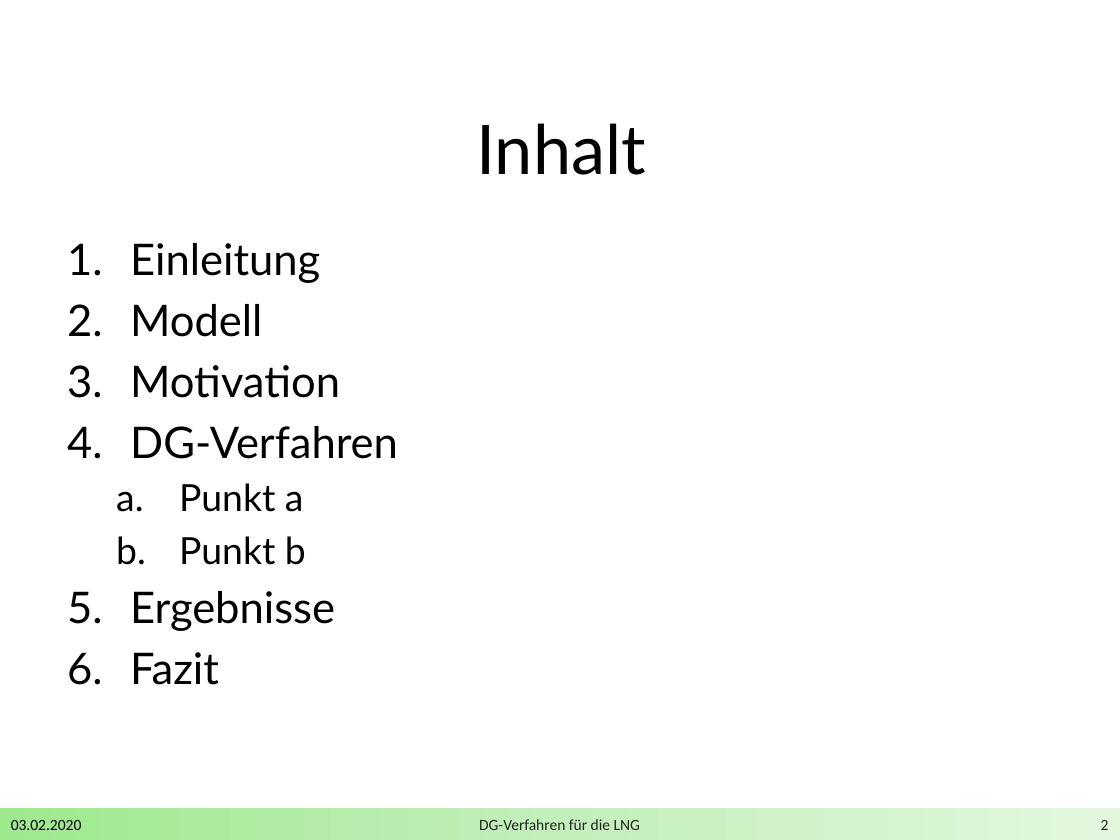
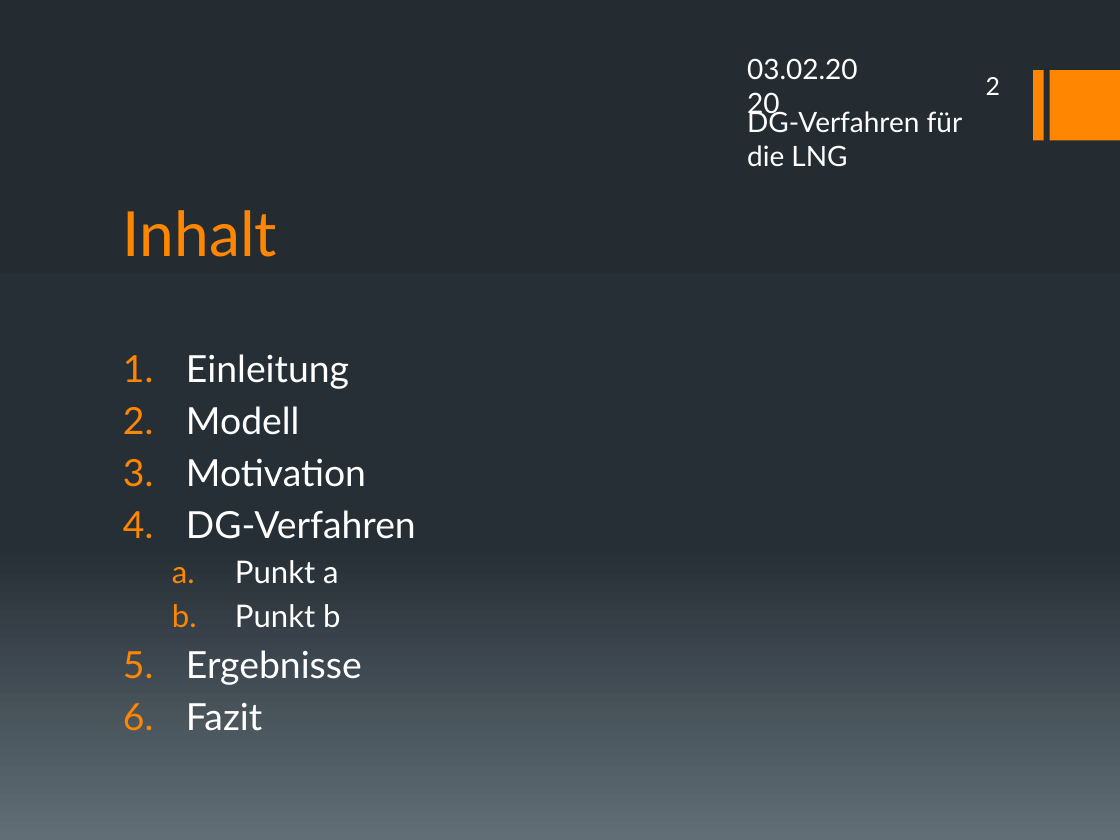
Before and after one commit to DerKleineGauss/Masterarbeit, a slide deck: slide 2 of Abschlussvortrag/Präsentation.pptx. Drawn at 1120x840 pixels with LibreOffice and Linux fonts; fonts in the diff are those of the drawing; background and template pictures are left out. Boxes give left, top, right and bottom in pixels: in the first picture for what was removed or moved away, otherwise in the second. Text is boxed around its words. In the diff, an @@ line names an element or a change of style, - is before the commit and + after.

```diff
--- a/Abschlussvortrag/Präsentation.pptx
+++ b/Abschlussvortrag/Präsentation.pptx
@@ background #FFFFFF to gradient #242C33 to #273037 to #636D76 @@
@@ text "03.02.2020": place and size @@
-text "03.02.2020" at bbox=[11, 820, 82, 830]
+text "03.02.2020" at bbox=[747, 58, 858, 80]
@@ text "03.02.2020" at bbox=[747, 58, 858, 80]: size 10 to 18 pt, font Calibri to Lato, text colour #000000 to #FFFFFF @@
@@ page number: place and size @@
-page number at bbox=[1101, 820, 1109, 830]
+page number at bbox=[986, 77, 1000, 95]
@@ page number at bbox=[986, 77, 1000, 95]: size 10 to 16 pt, font Calibri to Lato, text colour #262626 to #FFFFFF @@
@@ rectangle added at bbox=[1033, 71, 1043, 141], fill #FF8600 @@
@@ rectangle added at bbox=[1049, 71, 1120, 141], fill #FF8600 @@
@@ text "DG-Verfahren für die LNG": place and size @@
-text "DG-Verfahren für die LNG" at bbox=[479, 819, 640, 830]
+text "DG-Verfahren für die LNG" at bbox=[747, 108, 963, 167]
@@ text "DG-Verfahren für die LNG" at bbox=[747, 108, 963, 167]: size 10 to 18 pt, font Calibri to Lato, text colour #262626 to #FFFFFF; alignment centre to left; vertical alignment middle to top @@
@@ text "Inhalt": place and size @@
-text "Inhalt" at bbox=[476, 123, 646, 175]
+text "Inhalt" at bbox=[123, 210, 277, 257]
@@ text "Inhalt" at bbox=[123, 210, 277, 257]: size 44 to 40 pt, text colour #000000 to #FF8600; alignment centre to left; vertical alignment middle to top @@
@@ text "Einleitung": place and size @@
-text "Einleitung" at bbox=[130, 243, 398, 685]
+text "Einleitung" at bbox=[186, 354, 416, 731]
@@ text "Einleitung" at bbox=[186, 354, 416, 731]: size 28 to 24 pt in "Einleitung", "Modell", "Motivation", "DG-Verfahren" and 2 more places; text colour #000000 to #FFFFFF; size 24 to 20 pt in "Punkt a", "Punkt b" @@
@@ rectangle removed at bbox=[0, 808, 1120, 840] @@
```
Also in this commit, not shown: 4 other slides changed, 1 slide added, 3 slides removed, 4 other files.
